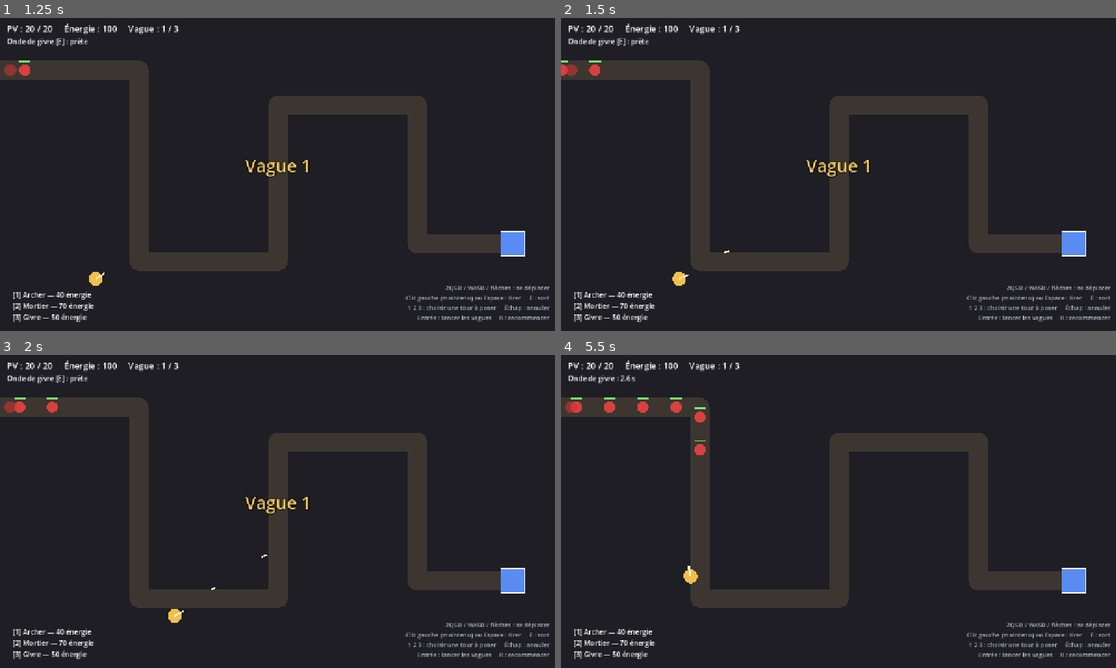
Above: before the commit, frames 1-4 (two rows, left to right).
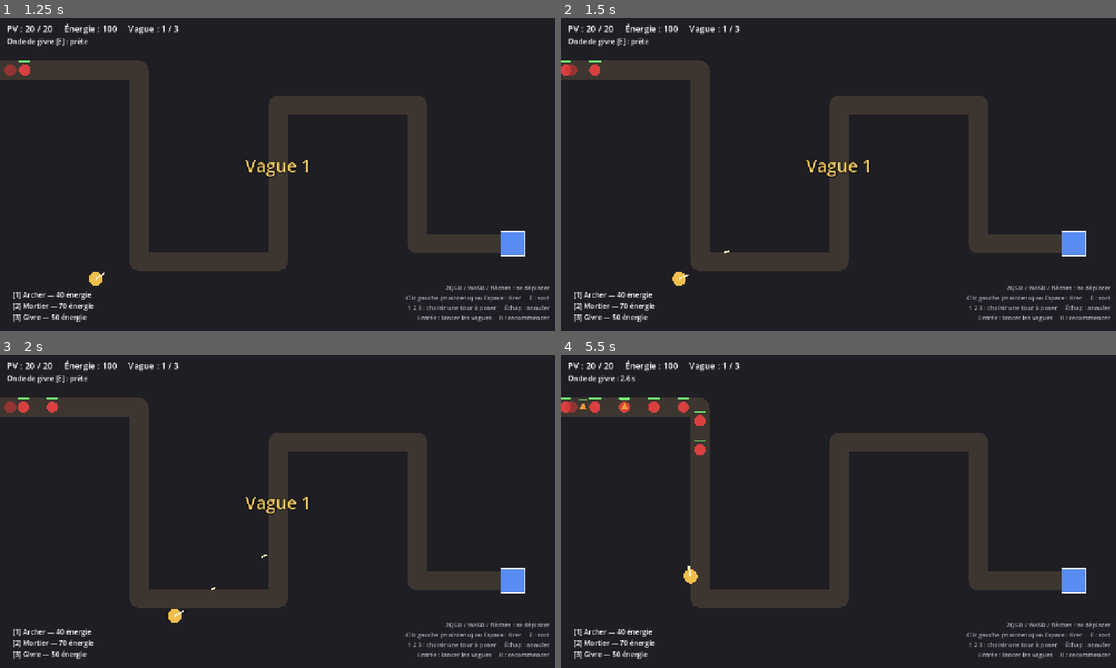
Above: after the commit, the same moments.

Repository: Vespper/Gameproject
Game: Godot game, scene res://scenes/main/main.tscn
The game is run twice, just before and just after one commit, with the same random seed, the same clock (stepped at 60 frames per second) and the same inputs.
Inputs (mouse positions are in pixels of both pictures, inside the frame that each line leads up to):
- Up to frame 1 (1.25 s): click "Lancer les vagues" at 0.5 s
- Up to frame 2 (1.5 s): tap Enter (start_wave) at 1.25 s; move the mouse to (960, 158) at 1.27 s; hold D (move_right) from 1.28 s (still down); hold Space (attack) from 1.28 s (still down); click (960, 158) at 1.42 s
- Up to frame 3 (2 s): keep holding D (move_right); keep holding Space (attack)
- Up to frame 4 (5.5 s): move the mouse to (727, 527) at 2.02 s; release D (move_right) at 2.03 s; release Space (attack) at 2.03 s; hold S (move_down) 2.03-2.78 s; tap E (spell) at 2.1, 4.35 s; move the mouse to (894, 442) at 2.77 s; hold D (move_right) 2.78-3.53 s; hold Enter (start_wave) 2.78-3.53 s; move the mouse to (810, 574) at 3.52 s; hold W (move_up) 3.53-4.28 s; tap Space (attack) at 3.6 s; click (810, 574) at 3.67 s; move the mouse to (1005, 558) at 4.27 s; hold A (move_left) from 4.28 s (still down); move the mouse to (672, 464) at 5.02 s; tap Enter (start_wave) at 5.1 s

Frame 1 is identical in both runs. In frame 2, less than 0.1% of the frame differs, in the area x 0-2%, y 13-19%; in frame 3, less than 0.1%; in frame 4, 0.7%, in the area x 0-27%, y 13-23%.

Commit message:
Raccourcit la salle et rembourse les tours en fin de salle
- 3 vagues plus courtes, 5 s de pause entre elles, Brute un peu plus rapide.
- À la victoire, les tours sont démontées et 50 % de leur coût est rendu en énergie.
- Décisions notées dans docs/decisions.md.

Co-Authored-By: Claude Opus 5.5 <noreply@anthropic.com>

Diff:
--- a/data/enemies/brute.tres
+++ b/data/enemies/brute.tres
@@ -5,8 +5,8 @@
 [resource]
 script = ExtResource("1_enbfl")
 display_name = "Brute"
-max_health = 170.0
-speed = 50.0
+max_health = 150.0
+speed = 60.0
 base_damage = 3
 contact_damage = 2
 energy_drop = 25
--- a/data/waves/wave_01.tres
+++ b/data/waves/wave_01.tres
@@ -8,15 +8,15 @@
 [sub_resource type="Resource" id="Resource_0w15w"]
 script = ExtResource("1_07nkl")
 enemy = ExtResource("2_0ki5e")
-count = 12
-interval = 0.9
+count = 10
+interval = 0.8
 
 [sub_resource type="Resource" id="Resource_gnjx1"]
 script = ExtResource("1_07nkl")
 enemy = ExtResource("3_275op")
-count = 6
-interval = 0.7
-start_delay = 5.0
+count = 4
+interval = 0.6
+start_delay = 4.0
 
 [resource]
 script = ExtResource("4_lk52f")
--- a/data/waves/wave_02.tres
+++ b/data/waves/wave_02.tres
@@ -9,22 +9,21 @@
 [sub_resource type="Resource" id="Resource_y2j7k"]
 script = ExtResource("1_v61q6")
 enemy = ExtResource("2_ow1wx")
-count = 16
-interval = 0.7
+count = 12
+interval = 0.6
 
 [sub_resource type="Resource" id="Resource_f4xq6"]
 script = ExtResource("1_v61q6")
 enemy = ExtResource("3_gv7bh")
-count = 10
-interval = 0.5
-start_delay = 3.0
+count = 8
+interval = 0.45
+start_delay = 2.0
 
 [sub_resource type="Resource" id="Resource_crfuw"]
 script = ExtResource("1_v61q6")
 enemy = ExtResource("4_3ea7e")
-count = 2
-interval = 4.0
-start_delay = 8.0
+count = 1
+start_delay = 4.0
 
 [resource]
 script = ExtResource("5_d88ok")
--- a/data/waves/wave_03.tres
+++ b/data/waves/wave_03.tres
@@ -9,21 +9,22 @@
 [sub_resource type="Resource" id="Resource_1ynge"]
 script = ExtResource("1_8df18")
 enemy = ExtResource("2_kn2vg")
-count = 20
-interval = 0.6
+count = 14
+interval = 0.5
 
 [sub_resource type="Resource" id="Resource_txo5l"]
 script = ExtResource("1_8df18")
 enemy = ExtResource("3_8dp1p")
-count = 14
+count = 10
 interval = 0.4
-start_delay = 2.0
+start_delay = 1.5
 
 [sub_resource type="Resource" id="Resource_ak0se"]
 script = ExtResource("1_8df18")
 enemy = ExtResource("4_rg340")
-interval = 2.5
-start_delay = 5.0
+count = 3
+interval = 2.0
+start_delay = 2.0
 
 [resource]
 script = ExtResource("5_05uhd")
--- a/scenes/rooms/room_prototype.gd
+++ b/scenes/rooms/room_prototype.gd
@@ -6,6 +6,8 @@
 @export var tower_scene: PackedScene
 @export var pickup_scene: PackedScene
 @export var start_energy: int = 100
+## Part du coût des tours rendue quand elles sont démontées en fin de salle.
+@export_range(0.0, 1.0) var tower_refund_ratio: float = 0.5
 
 @export_group("Pose des tours")
 ## Distance minimale entre le centre d'une tour et le milieu du chemin.
@@ -164,7 +166,21 @@
 func _on_all_waves_cleared() -> void:
 	if _game_over:
 		return
-	_end_game("Victoire !  (R pour recommencer)")
+	var refund := _dismantle_towers()
+	_end_game("Victoire !  Tours démontées : +%d énergie\n(R pour recommencer)" % refund)
+
+
+## Détruit toutes les tours et rend une part de leur coût. Renvoie l'énergie rendue.
+func _dismantle_towers() -> int:
+	var refund: int = 0
+	for node in _towers.get_children():
+		var tower := node as Tower
+		refund += floori(tower.data.cost * tower_refund_ratio)
+		RingEffect.spawn(_effects, tower.global_position, 30.0, tower.data.color, 0.5)
+		tower.queue_free()
+	_add_energy(refund)
+	print("Tours démontées : +%d énergie" % refund)
+	return refund
 
 
 func _on_player_died() -> void:
--- a/scenes/ui/hud.tscn
+++ b/scenes/ui/hud.tscn
@@ -53,9 +53,9 @@
 vertical_alignment = 2
 
 [node name="MessageLabel" type="Label" parent="."]
-offset_top = 300.0
+offset_top = 260.0
 offset_right = 1280.0
-offset_bottom = 380.0
+offset_bottom = 420.0
 theme_override_colors/font_color = Color(0.95, 0.8, 0.4, 1)
 theme_override_colors/font_outline_color = Color(0, 0, 0, 1)
 theme_override_constants/outline_size = 8
--- a/scripts/wave_spawner.gd
+++ b/scripts/wave_spawner.gd
@@ -12,7 +12,7 @@
 @export var enemy_path: Path2D
 @export var enemy_scene: PackedScene
 ## Secondes entre la dernière apparition d'une vague et le début de la suivante.
-@export var pause_between_waves: float = 8.0
+@export var pause_between_waves: float = 5.0
 
 ## Index de la vague en cours (-1 avant le lancement).
 var current_wave: int = -1
Not shown, changed: docs/decisions.md
Not shown, changed: docs/roadmap.md
